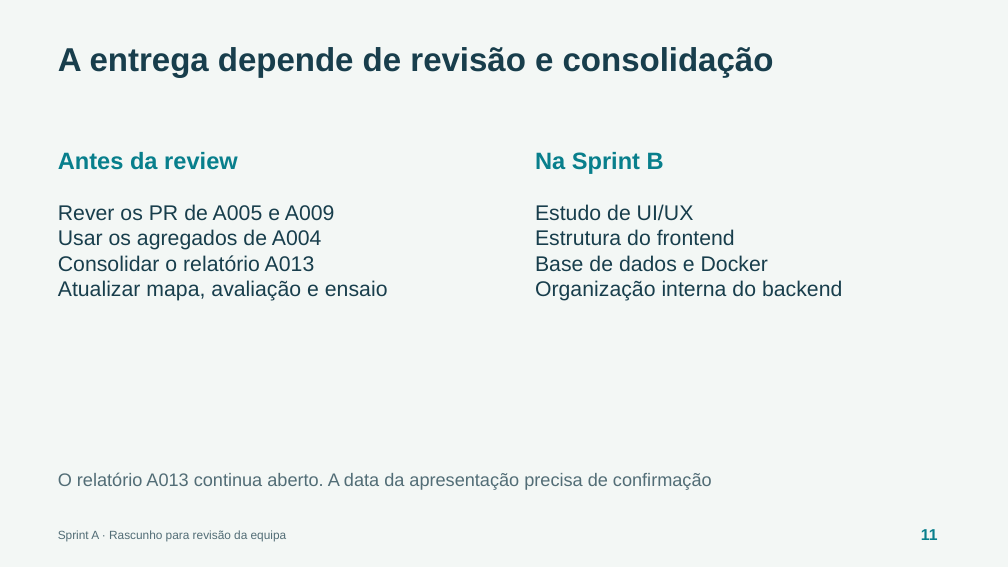
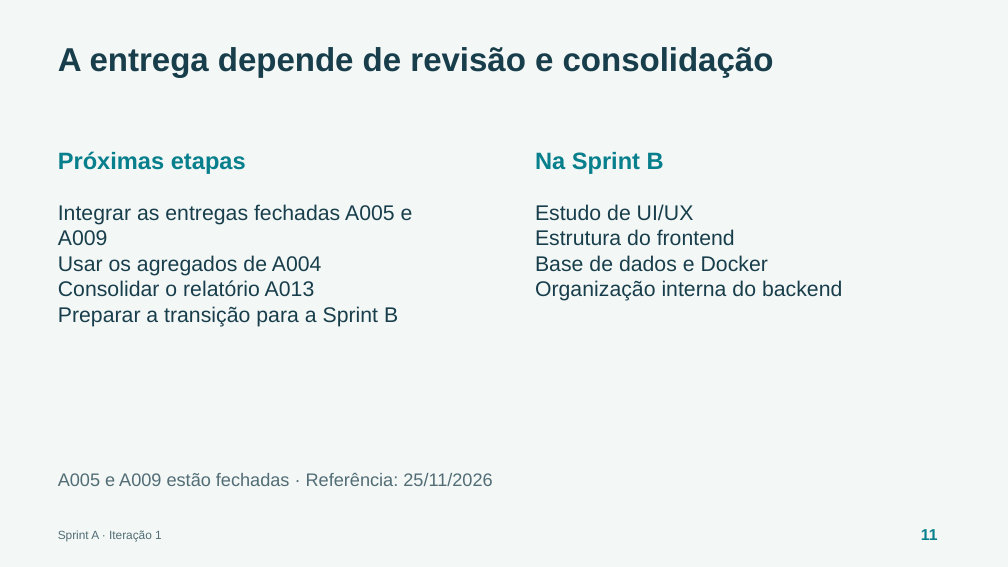
Before and after one commit to escobar0304/ProjInter-2-1, a slide deck: slide 11 of docs/entregas/sprint-review-a/sprint-review-a.pptx. Drawn at 1008x567 pixels with LibreOffice and Linux fonts; fonts in the diff are those of the drawing. Boxes give left, top, right and bottom in pixels: in the first picture for what was removed or moved away, otherwise in the second. Text is boxed around its words. In the diff, an @@ line names an element or a change of style, - is before the commit and + after.

Commit message:
apresentação: atualizar ficheiros da Sprint Review A

```diff
--- a/docs/entregas/sprint-review-a/sprint-review-a.pptx
+++ b/docs/entregas/sprint-review-a/sprint-review-a.pptx
@@ text at bbox=[58, 151, 246, 174]: text changed @@
-Antes da review
+Próximas etapas
@@ text at bbox=[58, 204, 413, 245]: text changed @@
-Rever os PR de A005 e A009
+Integrar as entregas fechadas A005 e A009
@@ text at bbox=[58, 306, 398, 327]: text changed @@
-Atualizar mapa, avaliação e ensaio
+Preparar a transição para a Sprint B
@@ text at bbox=[58, 473, 492, 486]: text changed @@
-O relatório A013 continua aberto. A data da apresentação precisa de confirmação
+A005 e A009 estão fechadas · Referência: 25/11/2026
@@ text at bbox=[58, 530, 162, 541]: text changed @@
-Sprint A · Rascunho para revisão da equipa
+Sprint A · Iteração 1
```
Also in this commit, not shown: 11 other slides changed, 1 other file.
